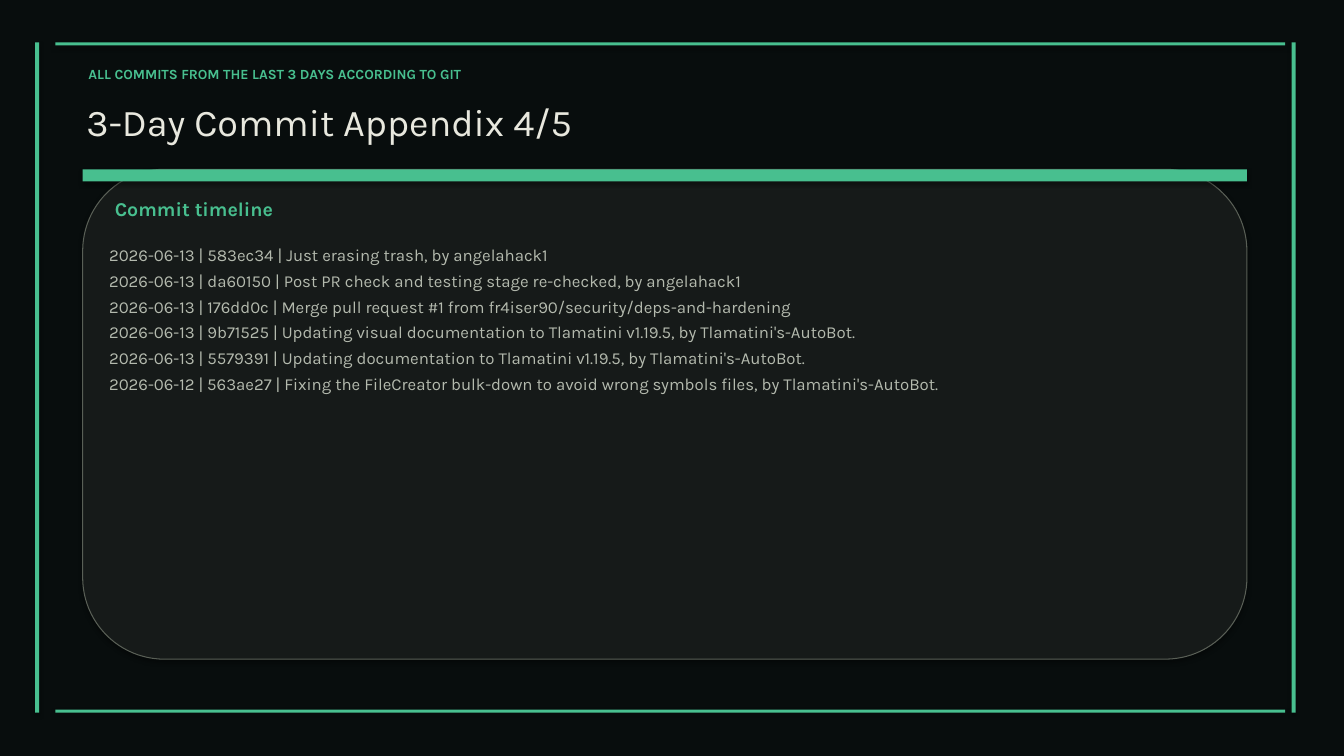
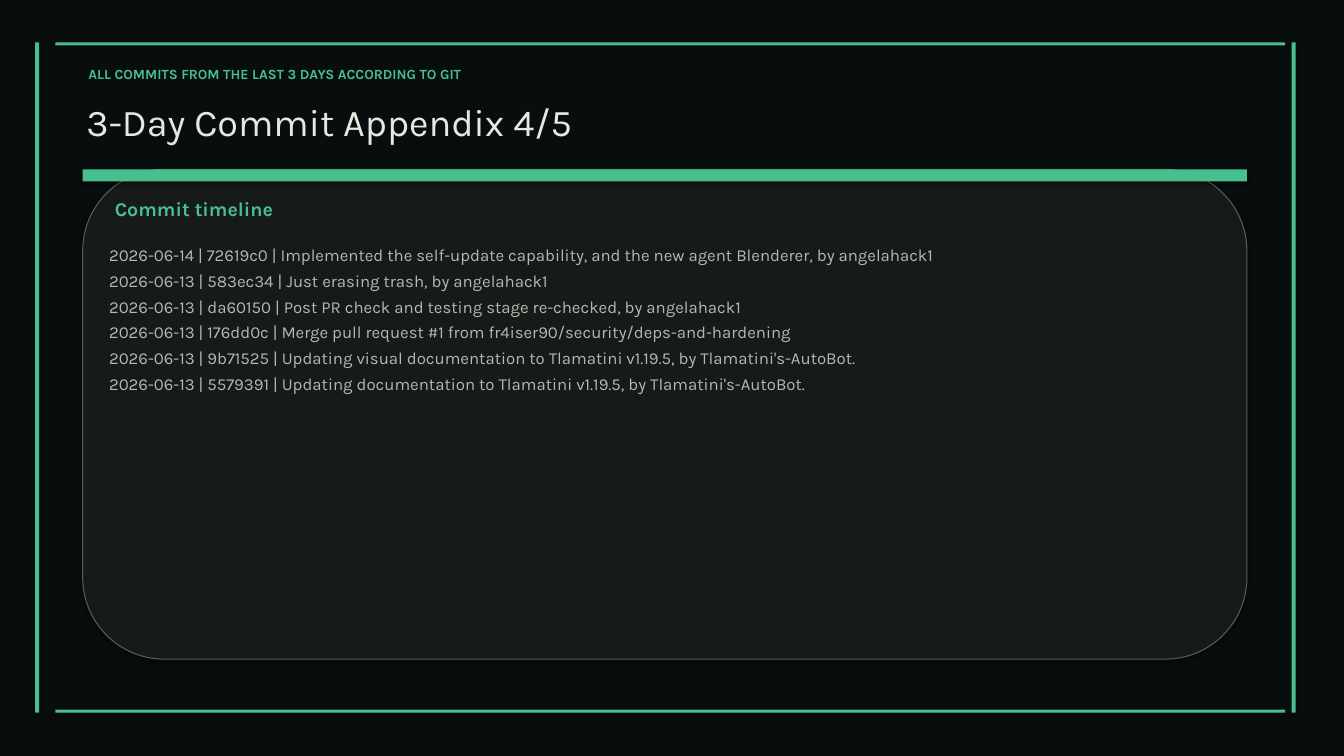
Before and after one commit to XAIHT/Tlamatini, a slide deck: slide 70 of Tlamatini_eXtended_Artificial_Intelligence_Humanly_Tempered.pptx (slide 71 before the commit). Drawn at 1344x756 pixels with LibreOffice and Linux fonts; fonts in the diff are those of the drawing. Boxes give left, top, right and bottom in pixels: in the first picture for what was removed or moved away, otherwise in the second. Text is boxed around its words. In the diff, an @@ line names an element or a change of style, - is before the commit and + after.

Commit message:
Updating visual documentation and self-aware/self-modify document, to version 1.24.0, by Tlamatini's-AutoBot.

```diff
--- a/Tlamatini_eXtended_Artificial_Intelligence_Humanly_Tempered.pptx
+++ b/Tlamatini_eXtended_Artificial_Intelligence_Humanly_Tempered.pptx
@@ text at box(109, 249, 933, 265): paragraph added @@
+2026-06-14 | 72619c0 | Implemented the self-update capability, and the new agent Blenderer, by angelahack1
@@ text at box(109, 378, 938, 394): paragraph removed @@
-2026-06-12 | 563ae27 | Fixing the FileCreator bulk-down to avoid wrong symbols files, by Tlamatini's-AutoBot.
```
Also in this commit, not shown: 17 other slides changed, 1 slide removed, 3 other files.
